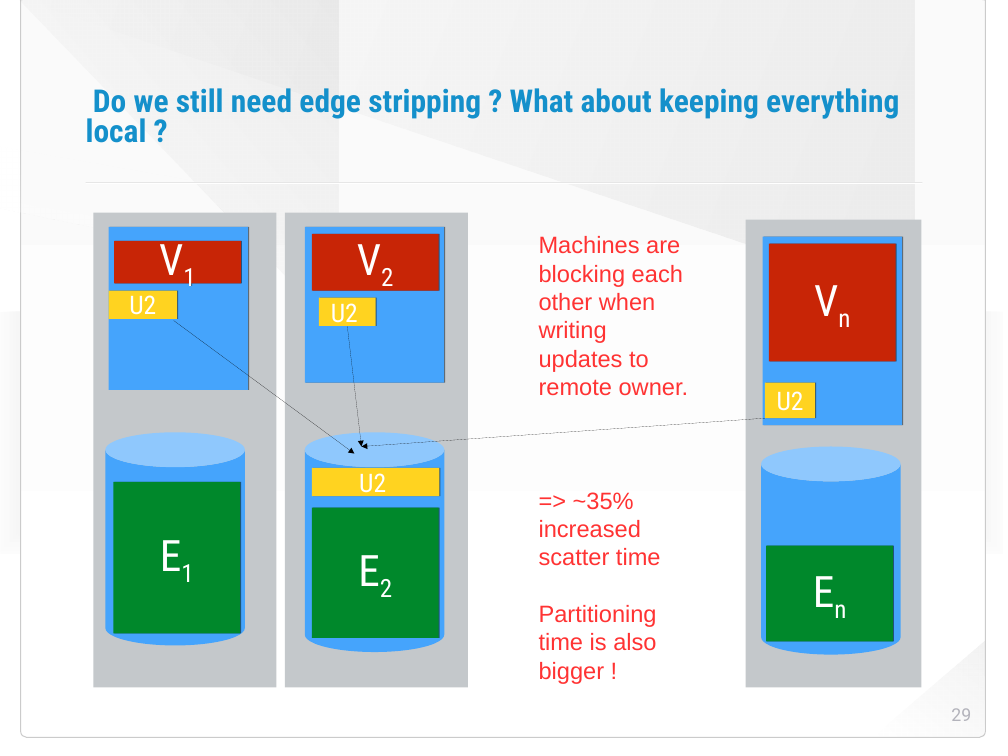
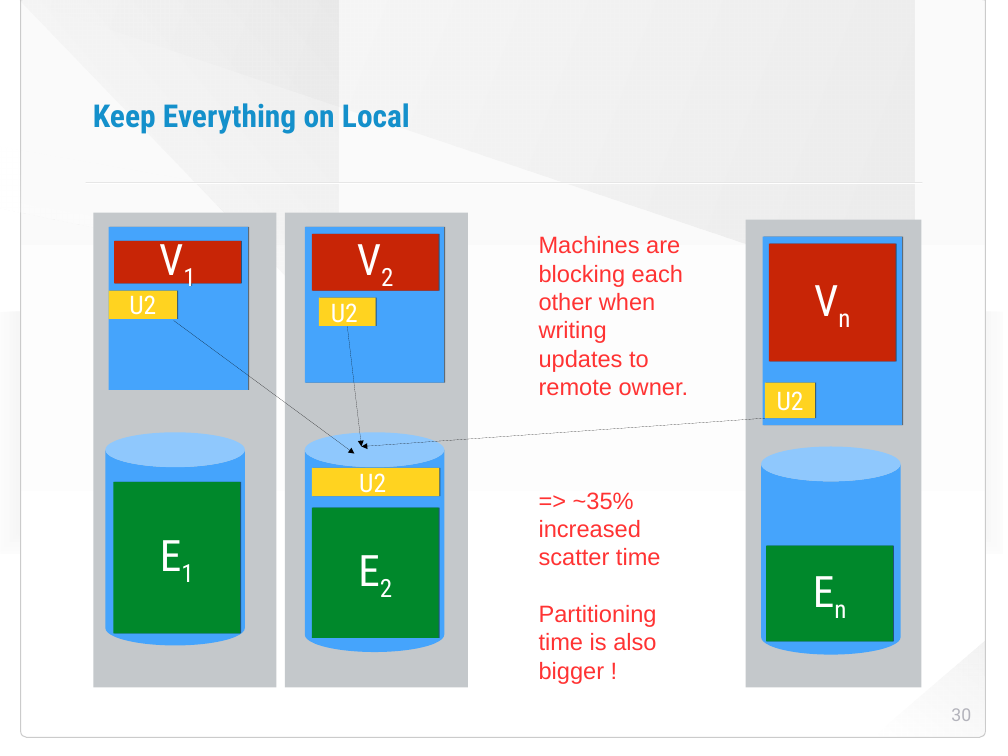
Before and after one commit to HaprianVlad/chaos, a slide deck: slide 30 of presentation.odp (slide 29 before the commit). Drawn at 1008x756 pixels with LibreOffice and Linux fonts; fonts in the diff are those of the drawing; background and template pictures are left out. Boxes give left, top, right and bottom in pixels: in the first picture for what was removed or moved away, otherwise in the second. Text is boxed around its words. In the diff, an @@ line names an element or a change of style, - is before the commit and + after.

```diff
--- a/presentation.odp
+++ b/presentation.odp
@@ title at [93,103,410,134]: text changed @@
-Do we still need edge stripping ? What about keeping everything local ?
+Keep Everything on Local
@@ page number at [951,708,971,721]: text changed @@
-29
+30
```
Also in this commit, not shown: 6 other slides changed, 4 slides added, 5 other files.
